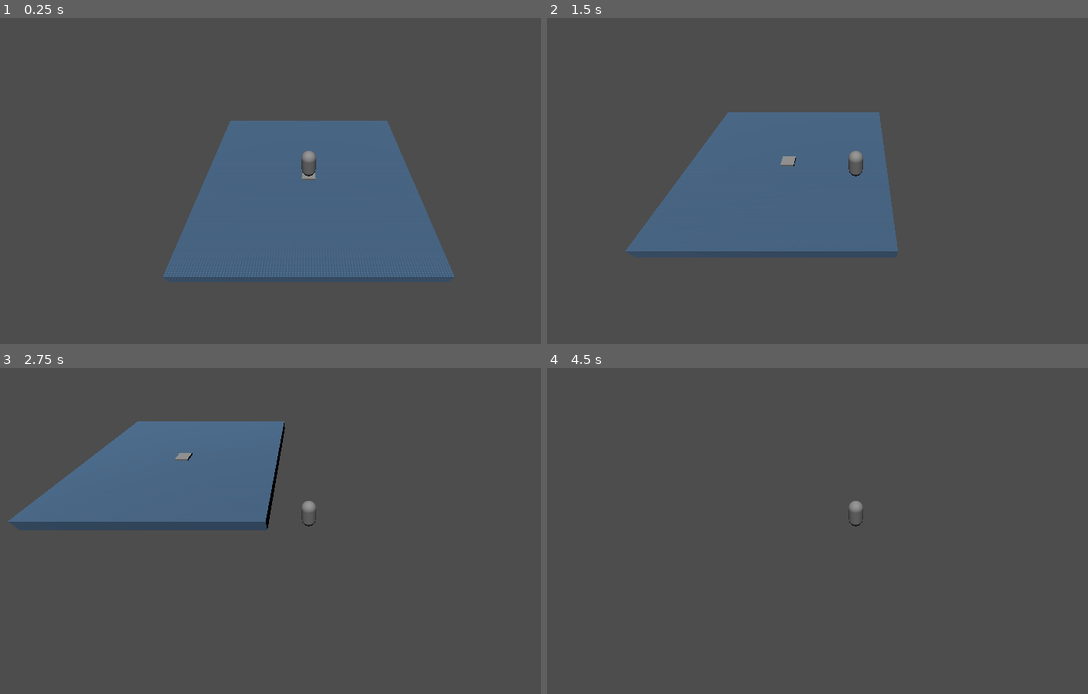
Above: before the commit, frames 1-4 (two rows, left to right).
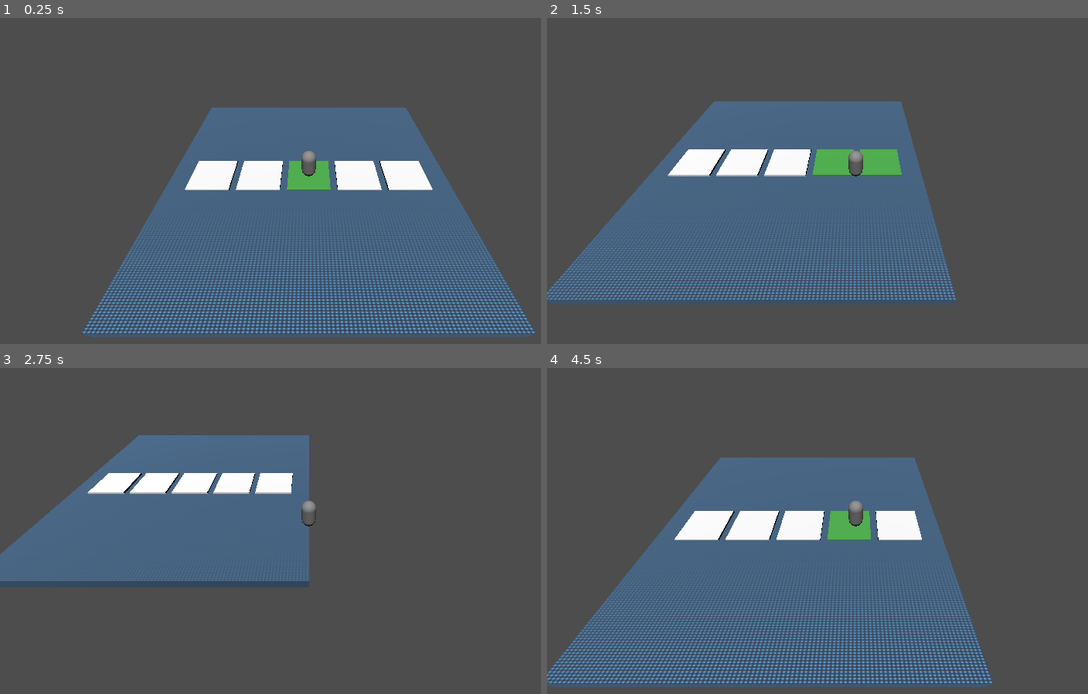
Above: after the commit, the same moments.

Repository: mswieboda/plots-llc
Game: Godot game, scene res://scenes/main.tscn
Same seed, same stepped clock (60 frames per second), same inputs: the game is played once before the commit and once after it. The engine's default icon, where the game draws it, is replaced by a stand-in: a white triangle on a blue panel in a dark square.
Inputs:
- Up to frame 1 (0.25 s): no input
- Up to frame 2 (1.5 s): tap Enter at 0.5 s; hold D (right) 0.53-1.28 s; hold E (action) 0.53-1.28 s; hold S (down) from 1.28 s (still down); tap E (action) at 1.35 s
- Up to frame 3 (2.75 s): release S (down) at 2.03 s; hold D (right) from 2.03 s (still down); hold E (action) from 2.03 s (still down)
- Up to frame 4 (4.5 s): release D (right) at 2.78 s; release E (action) at 2.78 s; hold W (up) 2.78-3.53 s; tap E (action) at 2.85, 4.35 s; hold E (action) 3.53-4.28 s; hold A (left) from 3.53 s (still down)

The runs differ from the first frame. In frame 1, 24% of the frame differs, in the area x 15-99%, y 27-98%; in frame 2, 20%; in frame 3, 17%; in frame 4, 39%, in the area x 0-83%, y 27-98%.
Error before the commit: Invalid call. Nonexistent function 'perform' in base 'Node (action.gd)'. (res://objs/player.gd:40)

Commit message:
modules are actionable

Diff:
--- a/globals/action.gd
+++ b/globals/action.gd
@@ -1,11 +1,24 @@
 extends Node
 
+var node
 
-# Called when the node enters the scene tree for the first time.
-func _ready():
-  pass # Replace with function body.
+func get_display() -> String:
+  if not node or not node.has_method("get_action_name"):
+    return " "
 
+  return "Press [E] to " + node.get_action_name()
 
-# Called every frame. 'delta' is the elapsed time since the previous frame.
-func _process(delta):
-  pass
+func set_node(n):
+  node = n
+
+func can_perform() -> bool:
+  if not node or not node.has_method("can_perform"):
+    return false
+
+  return node.can_perform()
+
+func perform():
+  if not node or not node.has_method("perform") or not can_perform():
+    return
+
+  return node.perform()
--- a/objs/actionable.gd
+++ b/objs/actionable.gd
@@ -1,11 +1,13 @@
 extends Node3D
 
 
-# Called when the node enters the scene tree for the first time.
-func _ready():
-  pass # Replace with function body.
+func get_action_name():
+  return ""
 
 
-# Called every frame. 'delta' is the elapsed time since the previous frame.
-func _process(delta):
+func can_perform():
+  return false
+
+
+func perform():
   pass
--- a/objs/module.gd
+++ b/objs/module.gd
@@ -1,11 +1,41 @@
 extends "res://objs/actionable.gd"
 
+var is_player_actionable = false
+var type = null
 
-# Called when the node enters the scene tree for the first time.
-func _ready():
-  pass # Replace with function body.
+func get_action_name():
+  if not type:
+    return "place module"
+
+  return "swap module"
 
 
-# Called every frame. 'delta' is the elapsed time since the previous frame.
-func _process(delta):
+func can_perform():
+  return false
+
+
+func perform():
   pass
+
+
+func update_actionable_material():
+  if is_player_actionable:
+    var material = StandardMaterial3D.new()
+    material.albedo_color = Color(0.3, 0.69, 0.3, 1)
+    $mesh.material_override = material
+  else:
+    $mesh.material_override = null
+
+
+func _on_area_body_entered(body):
+  if body.name == "player":
+    is_player_actionable = true
+    update_actionable_material()
+    Action.set_node(self)
+
+
+func _on_area_body_exited(body):
+  if body.name == "player":
+    is_player_actionable = false
+    update_actionable_material()
+    Action.set_node(null)
--- a/objs/module.tscn
+++ b/objs/module.tscn
@@ -1,12 +1,17 @@
-[gd_scene load_steps=5 format=3 uid="uid://nocmen0u76pa"]
+[gd_scene load_steps=6 format=3 uid="uid://nocmen0u76pa"]
 
 [ext_resource type="Script" path="res://objs/module.gd" id="1_6cnv0"]
 
 [sub_resource type="BoxShape3D" id="BoxShape3D_003wg"]
+size = Vector3(3, 1, 3)
 
 [sub_resource type="BoxShape3D" id="BoxShape3D_s1lcx"]
 
+[sub_resource type="StandardMaterial3D" id="StandardMaterial3D_1jhdd"]
+
 [sub_resource type="BoxMesh" id="BoxMesh_yshiv"]
+material = SubResource("StandardMaterial3D_1jhdd")
+size = Vector3(3, 1, 3)
 
 [node name="module" type="StaticBody3D"]
 script = ExtResource("1_6cnv0")
@@ -15,10 +20,13 @@
 shape = SubResource("BoxShape3D_003wg")
 
 [node name="area" type="Area3D" parent="."]
-transform = Transform3D(1.25, 0, 0, 0, 1.25, 0, 0, 0, 1.25, 0, 0, 0)
+transform = Transform3D(3, 0, 0, 0, 3, 0, 0, 0, 3, 0, 0, 0)
 
 [node name="collision" type="CollisionShape3D" parent="area"]
 shape = SubResource("BoxShape3D_s1lcx")
 
 [node name="mesh" type="MeshInstance3D" parent="."]
 mesh = SubResource("BoxMesh_yshiv")
+
+[connection signal="body_entered" from="area" to="." method="_on_area_body_entered"]
+[connection signal="body_exited" from="area" to="." method="_on_area_body_exited"]
--- a/scenes/main.tscn
+++ b/scenes/main.tscn
@@ -19,7 +19,7 @@
 transform = Transform3D(1, 0, 0, 0, 0.358368, 0.93358, 0, -0.93358, 0.358368, 0, 23.506, 17.1547)
 
 [node name="floor" type="Node3D" parent="."]
-transform = Transform3D(15, 0, 0, 0, 0.75, 0, 0, 0, 15, 0, 0, 0)
+transform = Transform3D(20, 0, 0, 0, 0.75, 0, 0, 0, 20, 0, 0, 0)
 
 [node name="static_body" type="StaticBody3D" parent="floor"]
 
@@ -35,5 +35,15 @@
 [node name="modues" type="Node3D" parent="."]
 
 [node name="module" parent="modues" instance=ExtResource("3_v83xd")]
+transform = Transform3D(1, 0, 0, 0, 1, 0, 0, 0, 1, 7, 0, 0)
 
 [node name="module2" parent="modues" instance=ExtResource("3_v83xd")]
+transform = Transform3D(1, 0, 0, 0, 1, 0, 0, 0, 1, 3.5, 0, 0)
+
+[node name="module3" parent="modues" instance=ExtResource("3_v83xd")]
+
+[node name="module4" parent="modues" instance=ExtResource("3_v83xd")]
+transform = Transform3D(1, 0, 0, 0, 1, 0, 0, 0, 1, -3.5, 0, 0)
+
+[node name="module5" parent="modues" instance=ExtResource("3_v83xd")]
+transform = Transform3D(1, 0, 0, 0, 1, 0, 0, 0, 1, -7, 0, 0)
